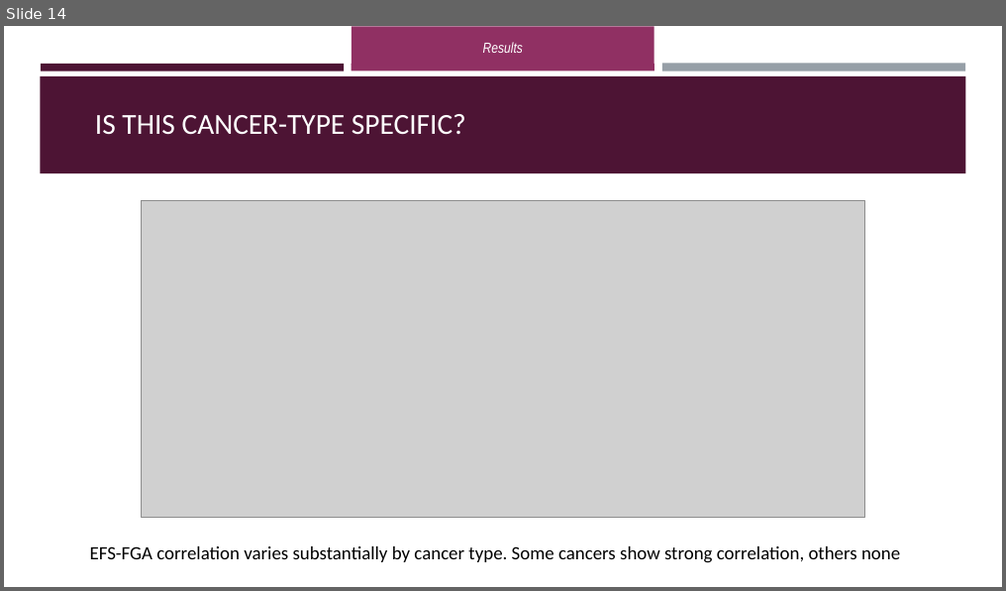
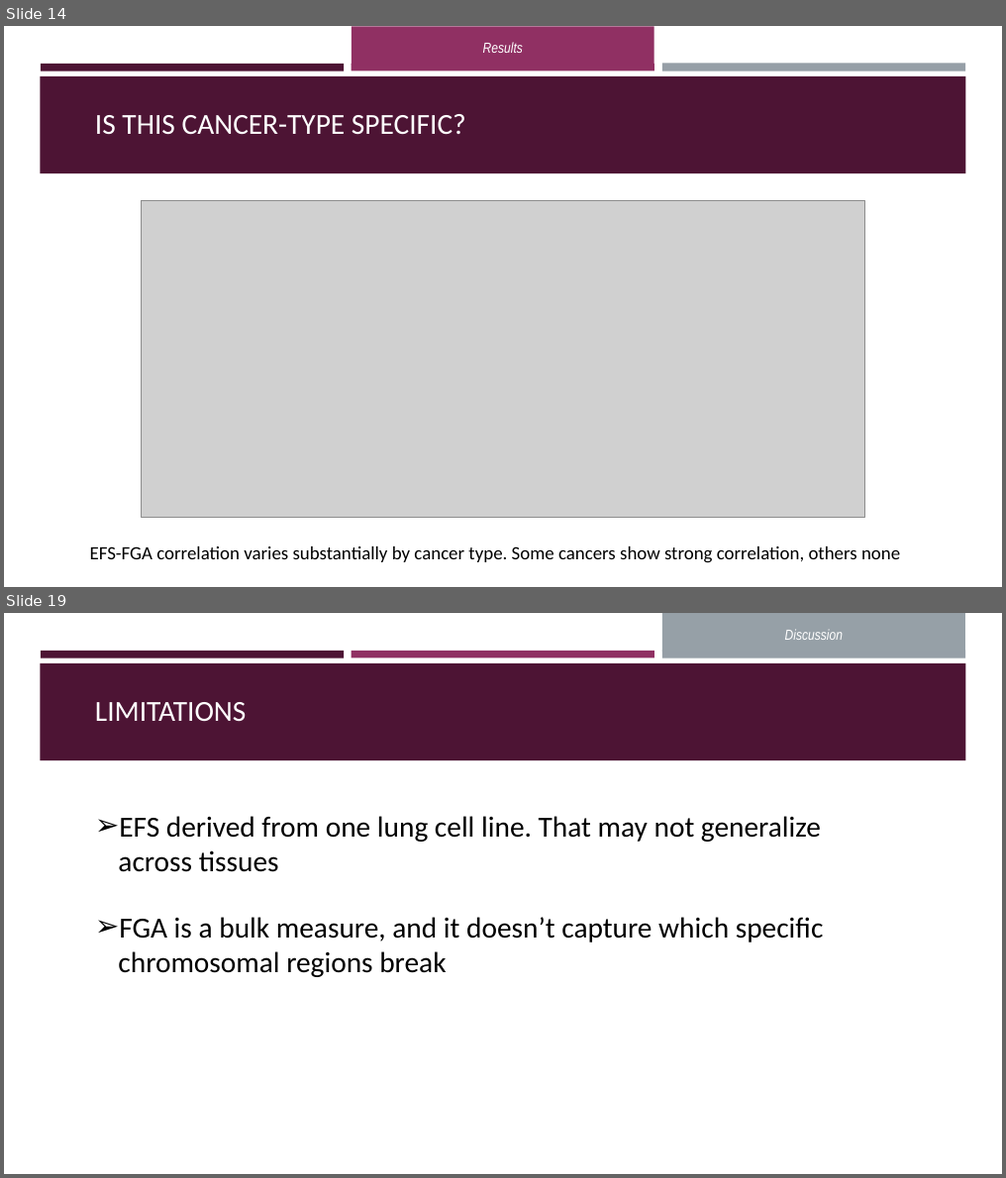
Before and after one commit to OrnitB/cancer_bioinformatics, a slide deck: project/project_background/Final Project Presentation - Ornit - Cancer Bioinfo March 2026.pptx. Shown one above the other, each under a label of ours: slide 14 before the commit, slides 14 and 19 after it; the slides between them are not shown. The pictures are 1006x591 and 1006x1178 pixels, drawn with LibreOffice and Linux fonts; fonts in the diff are those of the drawing; grey boxes stand for pictures. Boxes give left, top, right and bottom in pixels: in the first picture for what was removed or moved away, otherwise in the second. Text is boxed around its words. In the diff, an @@ line names an element or a change of style, - is before the commit and + after.

```diff
--- a/project/project_background/Final Project Presentation - Ornit - Cancer Bioinfo March 2026.pptx
+++ b/project/project_background/Final Project Presentation - Ornit - Cancer Bioinfo March 2026.pptx
@@ slide 19 added at [4, 613, 1002, 1174], background #FFFFFF; not listed: 4 template elements that a slide beside it also shows @@
@@ text added at [785, 629, 843, 640], 14 pt, text #FFFFFF, italic @@
+Discussion
@@ text added at [95, 702, 246, 722], 28 pt, text #FFFFFF @@
+LIMITATIONS
@@ text added at [118, 816, 821, 872], 28 pt, text #000000 @@
+➢ EFS derived from one lung cell line. That may not generalize across tissues
@@ text added at [118, 917, 824, 977], 28 pt, text #000000 @@
+➢ FGA is a bulk measure, and it doesn’t capture which specific chromosomal regions break
```
Also in this commit, not shown: 3 slides changed, 4 other slides added, 1 other file.
